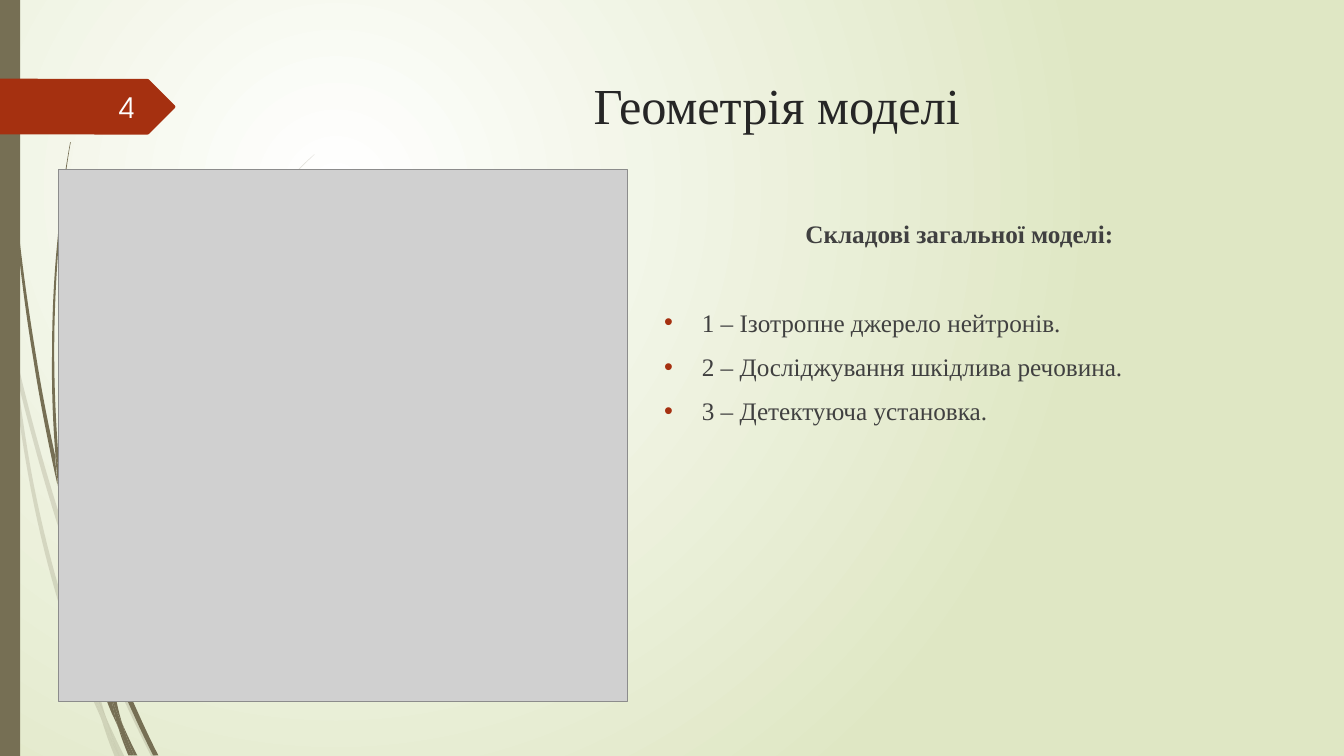
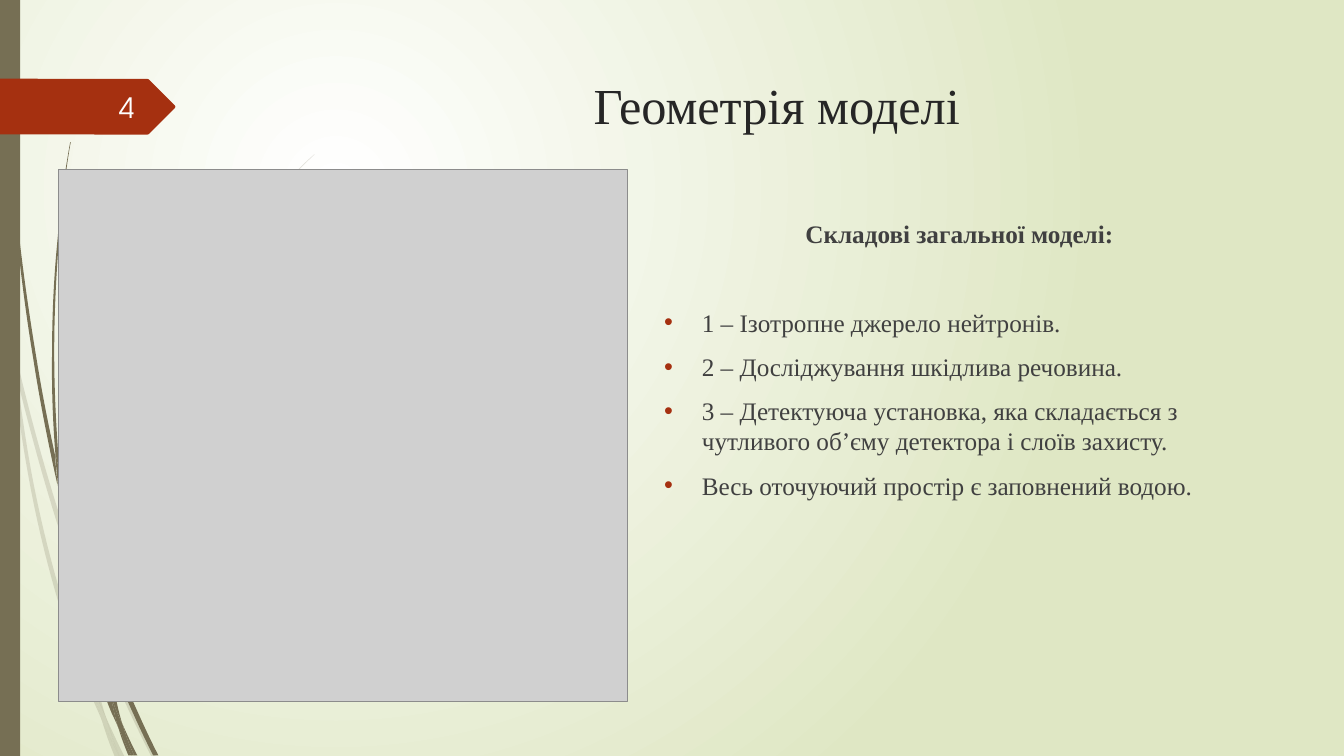
Before and after one commit to npd2020/diploms, a slide deck: slide 4 of a.mulyar/GW/Звіт/Муляр Андрій.pptx. Drawn at 1344x756 pixels with LibreOffice and Linux fonts; fonts in the diff are those of the drawing; grey boxes stand for pictures. Boxes give left, top, right and bottom in pixels: in the first picture for what was removed or moved away, otherwise in the second. Text is boxed around its words. In the diff, an @@ line names an element or a change of style, - is before the commit and + after.

```diff
--- a/a.mulyar/GW/Звіт/Муляр Андрій.pptx
+++ b/a.mulyar/GW/Звіт/Муляр Андрій.pptx
@@ text at (702, 403, 1192, 501): text changed @@
-• 3 – Детектуюча установка.
+• 3 – Детектуюча установка, яка складається з чутливого об’єму детектора і слоїв захисту.
+• Весь оточуючий простір є заповнений водою.
```
Also in this commit, not shown: 7 other slides changed.
